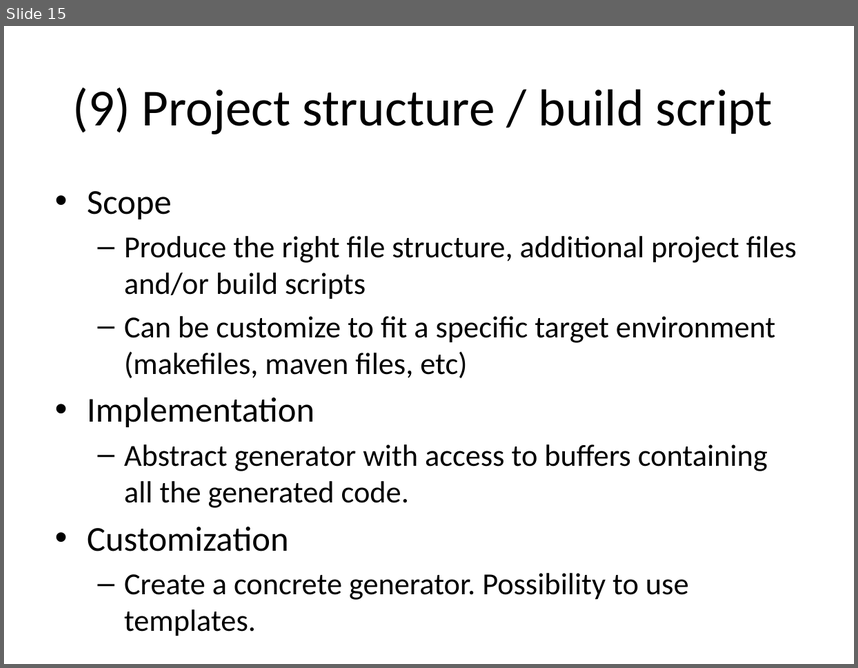
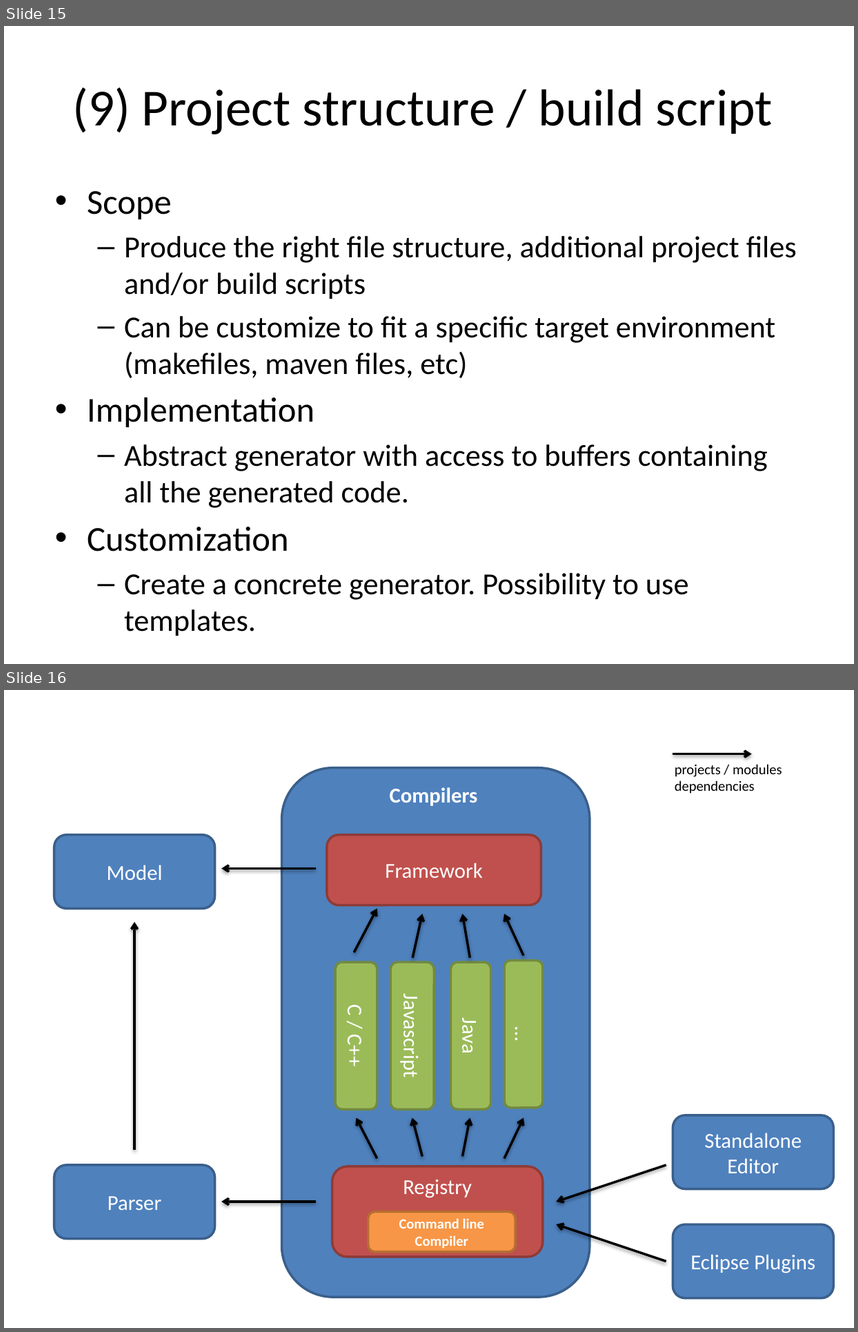
Before and after one commit to TelluIoT/ThingML, a slide deck: compilers/docs/ThingML_Compiler_Figures.pptx. Shown one above the other, each under a label of ours: slide 15 before the commit, slides 15 and 16 after it. The pictures are 858x668 and 858x1332 pixels, drawn with LibreOffice and Linux fonts; fonts in the diff are those of the drawing. Boxes give left, top, right and bottom in pixels: in the first picture for what was removed or moved away, otherwise in the second. Text is boxed around its words. In the diff, an @@ line names an element or a change of style, - is before the commit and + after.

```diff
--- a/compilers/docs/ThingML_Compiler_Figures.pptx
+++ b/compilers/docs/ThingML_Compiler_Figures.pptx
@@ slide 16 added at bbox=[4, 690, 854, 1328], background #FFFFFF @@
@@ rounded rectangle added at bbox=[282, 768, 590, 1297], fill #4F81BD, outline #3A5F8C 2 pt @@
@@ arrow added from (673, 753) to (752, 753), #000000 2 pt @@
@@ text added at bbox=[675, 764, 782, 793], 12 pt, text #000000 @@
+projects / modules
+dependencies
@@ text added at bbox=[390, 787, 478, 806], 18 pt, text #FFFFFF, bold @@
+Compilers
@@ rounded rectangle added at bbox=[54, 834, 215, 909], fill #4F81BD, outline #3A5F8C 2 pt, 18 pt, text #FFFFFF @@
+Model
@@ rounded rectangle added at bbox=[327, 834, 542, 905], fill #C0504D, outline #8E3B39 2 pt, 18 pt, text #FFFFFF @@
+Framework
@@ arrow added from (316, 869) to (221, 869), #000000 2 pt @@
@@ arrow added from (355, 953) to (377, 909), #000000 2 pt @@
@@ arrow added from (413, 958) to (422, 914), #000000 2 pt @@
@@ arrow added from (470, 958) to (462, 914), #000000 2 pt @@
@@ arrow added from (524, 955) to (505, 914), #000000 2 pt @@
@@ arrow added from (135, 1149) to (135, 922), #000000 2 pt @@
@@ rounded rectangle added at bbox=[335, 962, 377, 1109], fill #9BBB59, outline #738A42 2 pt, 18 pt, text #FFFFFF @@
+C / C++
@@ rounded rectangle added at bbox=[391, 962, 434, 1109], fill #9BBB59, outline #738A42 2 pt, 18 pt, text #FFFFFF @@
+Javascript
@@ rounded rectangle added at bbox=[451, 962, 491, 1109], fill #9BBB59, outline #738A42 2 pt, 18 pt, text #FFFFFF @@
+Java
@@ rounded rectangle added at bbox=[505, 960, 543, 1107], fill #9BBB59, outline #738A42 2 pt, 18 pt, text #FFFFFF @@
+…
@@ arrow added from (377, 1159) to (356, 1118), #000000 2 pt @@
@@ arrow added from (422, 1156) to (412, 1118), #000000 2 pt @@
@@ arrow added from (462, 1156) to (470, 1118), #000000 2 pt @@
@@ arrow added from (505, 1159) to (524, 1118), #000000 2 pt @@
@@ rounded rectangle added at bbox=[673, 1115, 833, 1189], fill #4F81BD, outline #3A5F8C 2 pt, 18 pt, text #FFFFFF @@
+Standalone Editor
@@ rounded rectangle added at bbox=[54, 1164, 215, 1239], fill #4F81BD, outline #3A5F8C 2 pt, 18 pt, text #FFFFFF @@
+Parser
@@ arrow added from (666, 1164) to (557, 1201), #000000 2 pt @@
@@ rounded rectangle added at bbox=[332, 1166, 543, 1256], fill #C0504D, outline #8E3B39 2 pt, 18 pt, text #FFFFFF @@
+Registry
@@ arrow added from (316, 1201) to (221, 1201), #000000 2 pt @@
@@ rounded rectangle added at bbox=[368, 1211, 515, 1251], fill #F79646, outline #B76F34 2 pt, 12 pt, text #FFFFFF, bold @@
+Command line
+Compiler
@@ arrow added from (666, 1261) to (557, 1224), #000000 2 pt @@
@@ rounded rectangle added at bbox=[673, 1224, 833, 1298], fill #4F81BD, outline #3A5F8C 2 pt, 18 pt, text #FFFFFF @@
+Eclipse Plugins
```
Also in this commit, not shown: 1 other file.
